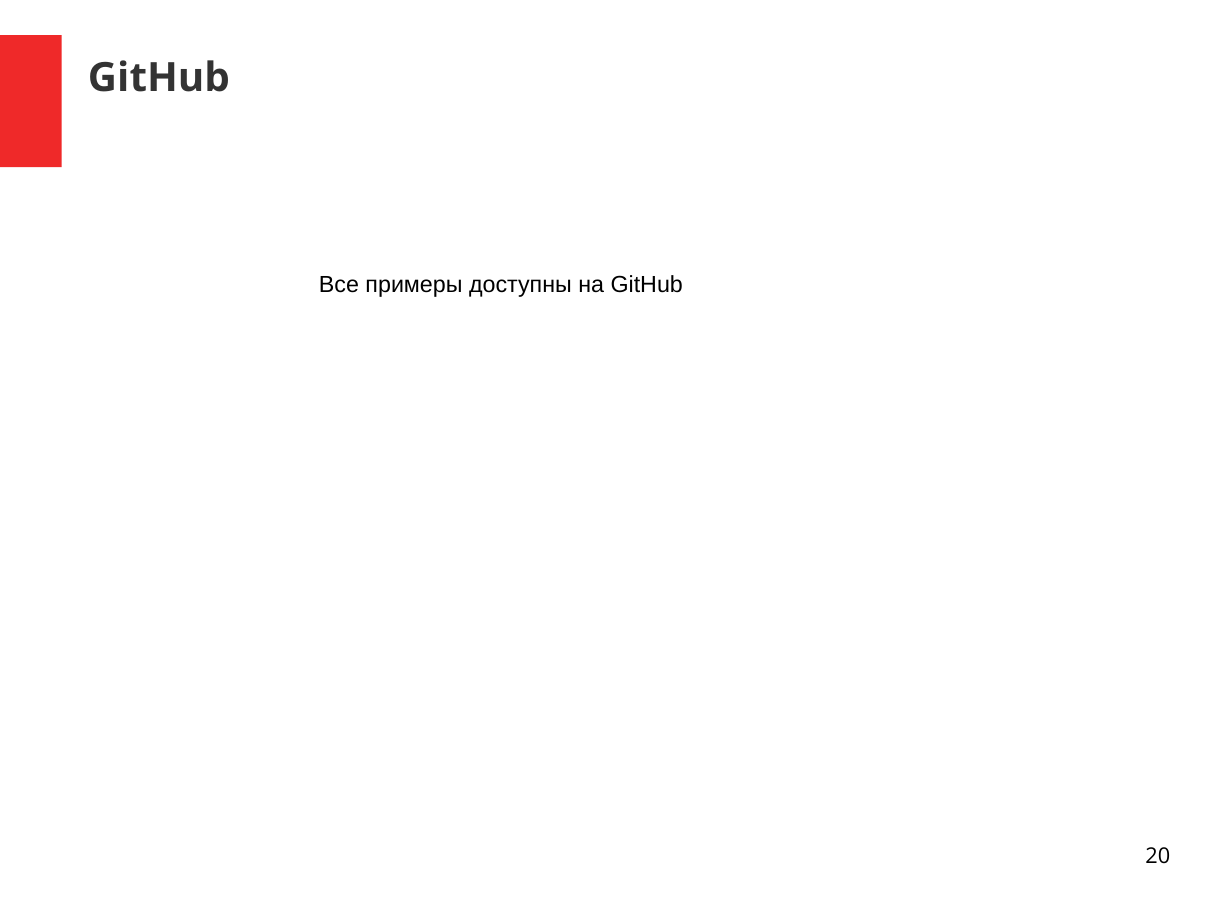
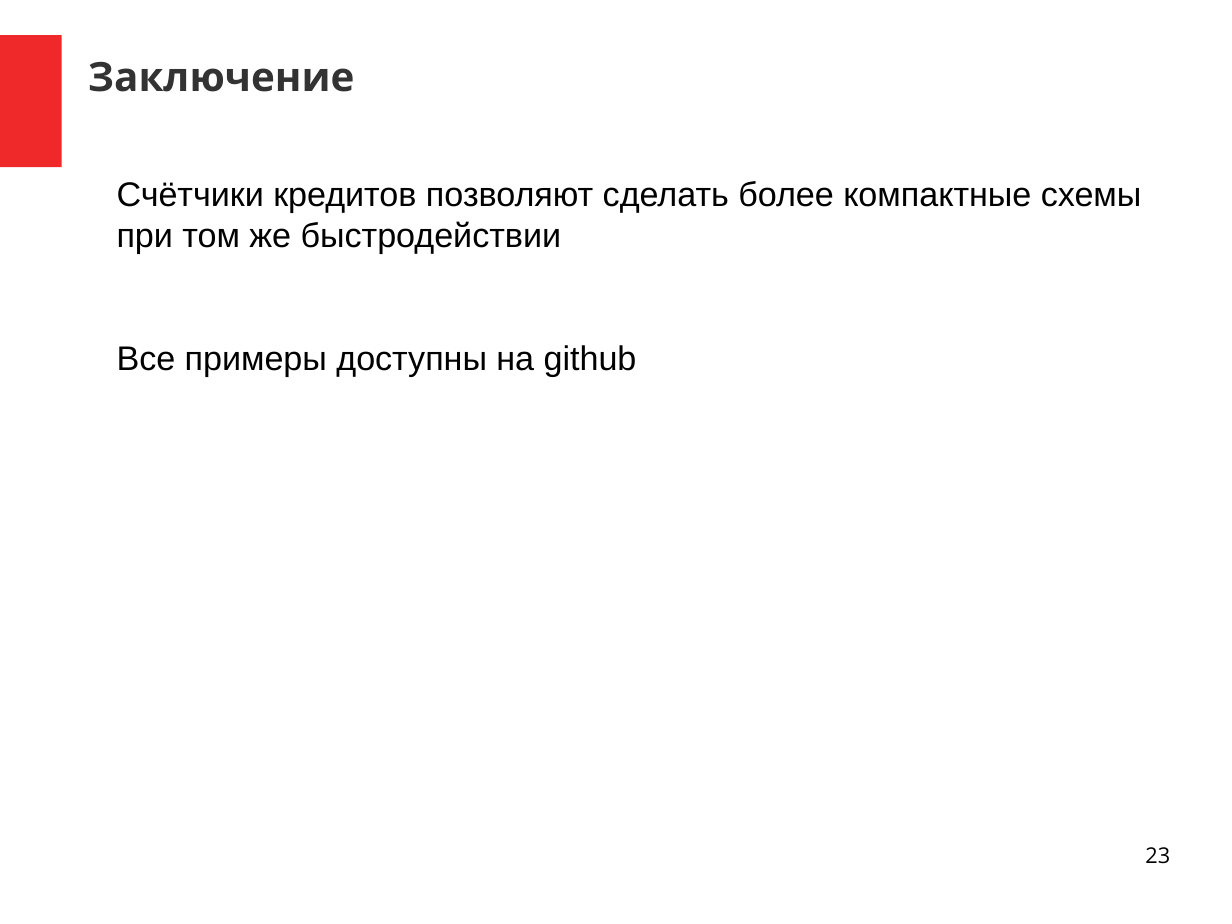
Before and after one commit to DigitalDesignSchool/2021dev, a slide deck: slide 23 of examples/2.1.1.7/doc/pr_2_1_1_7.odp (slide 20 before the commit). Drawn at 1232x924 pixels with LibreOffice and Linux fonts; fonts in the diff are those of the drawing. Boxes give left, top, right and bottom in pixels: in the first picture for what was removed or moved away, otherwise in the second. Text is boxed around its words. In the diff, an @@ line names an element or a change of style, - is before the commit and + after.

```diff
--- a/examples/2.1.1.7/doc/pr_2_1_1_7.odp
+++ b/examples/2.1.1.7/doc/pr_2_1_1_7.odp
@@ title at (x1=88, y1=62, x2=354, y2=92): text changed @@
-GitHub
+Заключение
@@ text added at (x1=117, y1=181, x2=1142, y2=377), 22 pt, text #000000 @@
+Счётчики кредитов позволяют сделать более компактные схемы при том же быстродействии
+Все примеры доступны на github
@@ text removed at (x1=319, y1=275, x2=683, y2=297) @@
-Все примеры доступны на GitHub
@@ page number at (x1=1145, y1=847, x2=1170, y2=864): text changed @@
-20
+23
```
Also in this commit, not shown: 5 other slides changed, 3 slides added, 6 other files.
